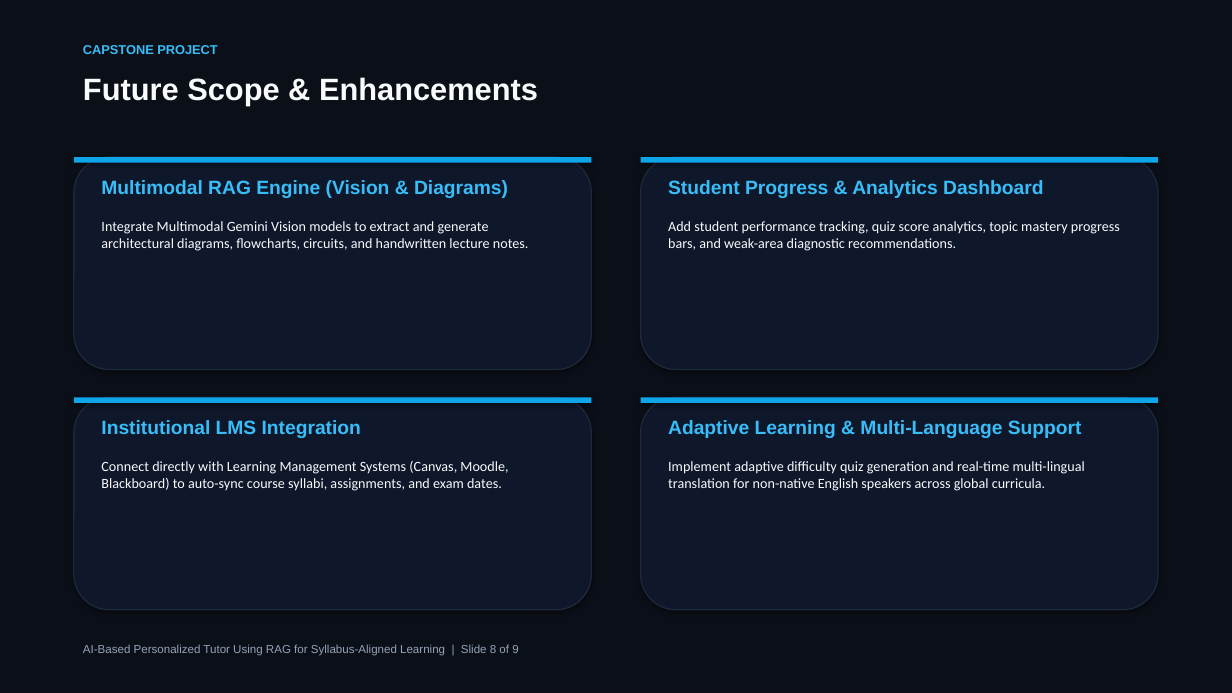
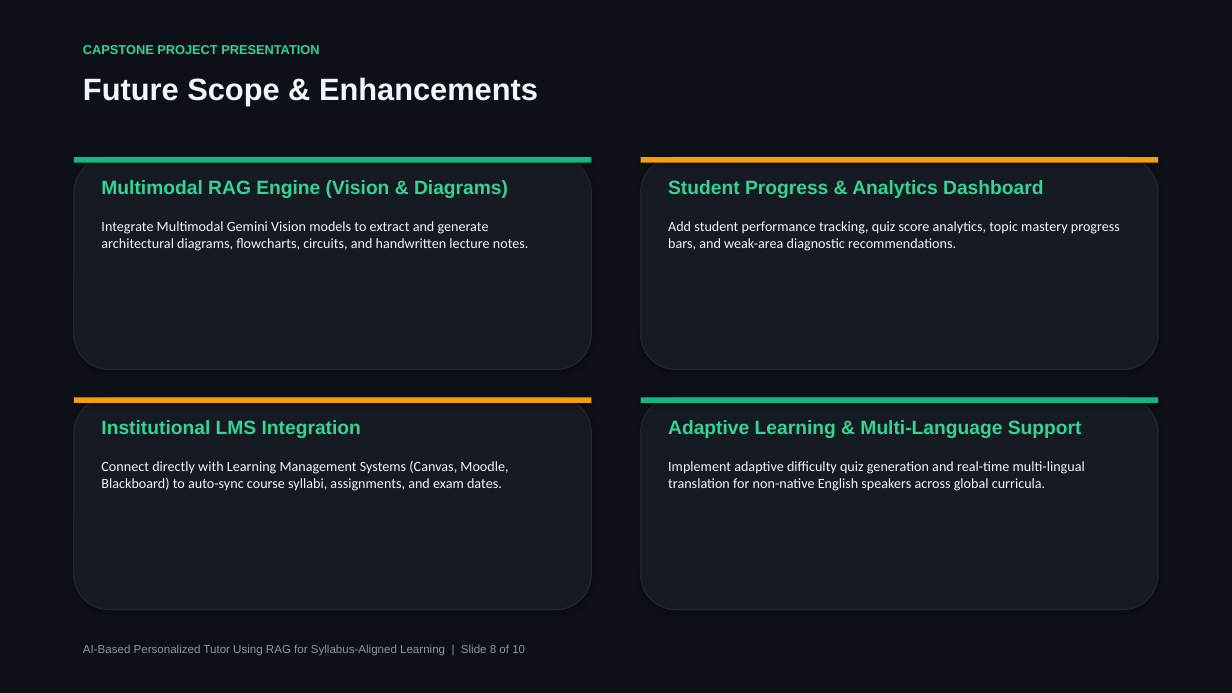
Before and after one commit to chaitanyaP14/AI_Tutor, a slide deck: slide 8 of AI_Tutor_Capstone_Presentation.pptx. Drawn at 1232x693 pixels with LibreOffice and Linux fonts; fonts in the diff are those of the drawing. Boxes give left, top, right and bottom in pixels: in the first picture for what was removed or moved away, otherwise in the second. Text is boxed around its words. In the diff, an @@ line names an element or a change of style, - is before the commit and + after.

```diff
--- a/AI_Tutor_Capstone_Presentation.pptx
+++ b/AI_Tutor_Capstone_Presentation.pptx
@@ background #0B0F17 to #0D1117 @@
@@ text at (83,45,319,54): text changed; text colour #38BDF8 to #34D399 @@
-CAPSTONE PROJECT
+CAPSTONE PROJECT PRESENTATION
@@ rectangle at (74,157,592,163): fill #0EA5E9 to #10B981 @@
@@ fill #0F172A to #161B22; outline #1E293B 1 pt to #21262D 1 pt in 4 elements at (640,157,1158,370), (74,397,592,610), (640,397,1158,610), (74,157,592,370) @@
@@ rectangle at (640,157,1158,163): fill #0EA5E9 to #F59E0B @@
@@ rectangle at (74,397,592,403): fill #0EA5E9 to #F59E0B @@
@@ rectangle at (640,397,1158,403): fill #0EA5E9 to #10B981 @@
@@ text colour #38BDF8 to #34D399 in 4 elements at (101,180,508,198), (668,180,1043,198), (101,420,361,438), (668,420,1082,438) @@
@@ text at (83,644,525,656): text changed; text colour #94A3B8 to #8B949E @@
-AI-Based Personalized Tutor Using RAG for Syllabus-Aligned Learning | Slide 8 of 9
+AI-Based Personalized Tutor Using RAG for Syllabus-Aligned Learning | Slide 8 of 10
```
Also in this commit, not shown: 8 other slides changed, 1 slide added, 4 other files.
